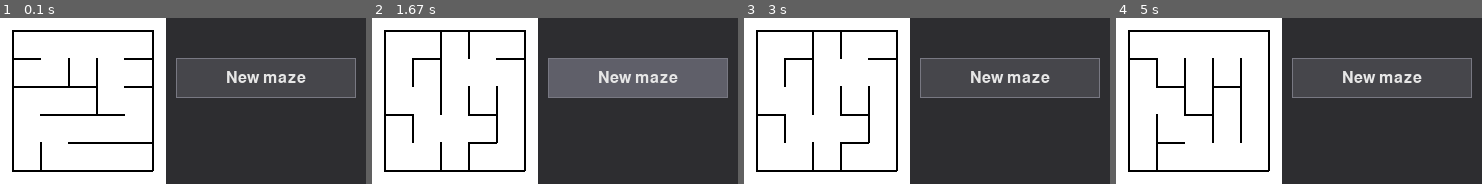
Above: before the commit, frames 1-4 (left to right).
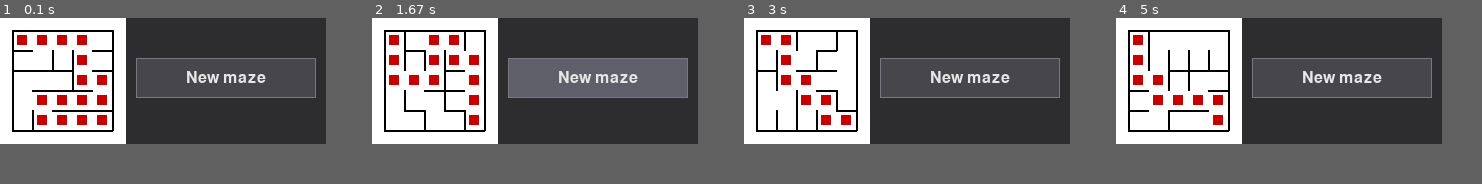
Above: after the commit, the same moments.

Repository: Jag-commits/Comp359-T1
Game: pygame game, started from main.py
The game is run twice, just before and just after one commit, with the same random seed, the same clock (stepped at 60 frames per second) and the same inputs.
Inputs (mouse positions are in pixels of both pictures, inside the frame that each line leads up to):
- Up to frame 1 (0.1 s): no input
- Up to frame 2 (1.67 s): tap Space at 0.33 s; click (536, 89) at 0.72 s; click (434, 62) at 1.05 s; click (573, 92) at 1.38 s
- Up to frame 3 (3 s): click (912, 37) at 1.72 s; click (912, 94) at 2.05 s; click (897, 59) at 2.38 s; click (861, 54) at 2.72 s
- Up to frame 4 (5 s): click (1364, 69) at 3.05 s; click (1379, 77) at 3.38 s; click (1346, 57) at 3.72 s; click (1185, 56) at 4.05 s; click (1291, 74) at 4.38 s; click (1181, 72) at 4.72 s
In our replay, the window is 366x166 before the commit and 326x126 after it. These sizes can differ from the game's own. Grey fills any space a smaller window leaves; there, only what the larger window draws over its background counts as a difference.

The runs differ from the first frame. In frame 1, 29% of the frame differs, in the area x 0-98%, y 0-100%; in frame 2, 29%; in frame 3, 28%; in frame 4, 28%.

Commit message:
Pygames drawing search algo on maze.
VSCode Live Share
Co-authored-by: JoelAlgera

Diff:
--- a/main.py
+++ b/main.py
@@ -15,12 +15,14 @@
 
 def main():
     parser = argparse.ArgumentParser(description="Generate a 2d maze with Union-Find")
-    parser.add_argument("--ufClass",type=str,default="PathCompression",choices=UF_REGISTRY.keys(),help="Union-Find implementation",)
+    parser.add_argument("--ufClass",type=str,default="QuickFind",choices=UF_REGISTRY.keys(),help="Union-Find implementation",)
     parser.add_argument("--rows", type=int, default=5, help="Number of rows")
     parser.add_argument("--cols", type=int, default=5, help="Number of columns")
     parser.add_argument("--components",type=int,default=1,help="Target number of connected components (1 = perfect maze)",)
-    parser.add_argument("--random",type=int,default=0,choices=[0,1,2],help="Change Maze Generation Pattern (0 = std, 1 = Vertical corridors, 2 =Horizontal corridors",)
+    parser.add_argument("--random",type=int,default=0,choices=[0],help="Not Used yet. placeholder",)
     parser.add_argument("--verbose",action="store_true", help="Print each union operation during maze generation",)
+    parser.add_argument("--autoplay", type=bool, default=0, help="autoplay 0 = false, 1 =true")
+    parser.add_argument("--speed", type=int, default=60, help="how fast the solver runs")
     args = parser.parse_args()
 
     pygame_draw(
@@ -30,8 +32,11 @@
         args.components,
         args.random,
         verbose=args.verbose,
+        autoplay=args.autoplay,
+        speed=args.speed
     )
-    #we will later be adding input to the pygame window, to allow the user to change this easyier
+
+#ding input to the pygame window, to allow the user to change this easier
     # running the file will make a 5x5 defult size you can change the size using the parser right now
     # see above, the new maze button will help us with this!
 
--- a/pathPlanning.py
+++ b/pathPlanning.py
@@ -6,14 +6,6 @@
 as tuples (I messed around with just calling the object but I feel this is more intuitive and easier to use), as well as the list generated by buildGraph. Currently
 The function returns a list of node objects in order of the shortest path between the points. Likely for graphical purposes we will need to call graphical updates in the while loop,
  but for now I just have it print the path once it's found. The heuristic used is the Manhattan distance, which is pretty standard."""
-
-
-build_start = time.perf_counter()
-x= buildGraph("PathCompression",0,1,250,250, verbose=True)  #should be 4 arrays of 4 elements
-build_end = time.perf_counter()
-print(f"Build Time: {build_end - build_start:.4f} seconds")
-
-
 
 def aStar(start, goal, graph):
     """Runs A* Search On a graph of node objects"""
@@ -25,6 +17,7 @@
     heapq.heappush(priority_queue, (0, counter, startNode))
     counter += 1
     came_from = {}
+    path_found = False
 
 
     gscore = {node: float('inf') for row in graph for node in row} #G Score is the cost from start to current node - initialize to inf since we haven't "discovered" them yet
@@ -32,20 +25,16 @@
     f_score = {node: float('inf') for row in graph for node in row} # f score is gscore plus heuristic distance (core of A*)
     f_score[startNode] = heuristic(start, goal)
 
-
-    #print("gscore:", gscore)
-    #print("fscore:", f_score)
-
     while priority_queue: #this whole algorith is pretty much a priority queue based on f_score
         current = heapq.heappop(priority_queue)[2]
         if current == goalNode: #Success Condition
             path = []
             while current in came_from:
-                path.append(current)
+                path.append((current.x, current.y))  # Add the current node to the path as coordinates
                 current = came_from[current]
-            path.append(startNode)
+            path.append((startNode.x, startNode.y))  # Add the start node to the path
             path.reverse()
-            print("Path found: from", startNode.index, "to", goalNode.index, ":", [(node.index) for node in path])
+            #print("Path found:", [(node[0], node[1]) for node in path])  # Print the path as coordinates
             return path
 
         for neighbor in get_neighbors(current, graph): #for each neighbor, calculate tentative gscore and update if it's better than the previously known gscore
@@ -57,9 +46,10 @@
                 if neighbor not in [i[2] for i in priority_queue]:
                     heapq.heappush(priority_queue, (f_score[neighbor], counter, neighbor))
                     counter += 1
-    return
 
-
+    if not path_found:
+        print("No path")
+        return -1
 
 def get_neighbors(node, graph):
     """Checks All Directions for Walls, if no wall, adds to neighbors list"""
@@ -82,11 +72,14 @@
     return abs(a[0] - b[0]) + abs(a[1] - b[1])
 
 
+if __name__ == "__main__":
+    build_start = time.perf_counter()
+    x= buildGraph("PathCompression",0,1,3,3, verbose=True)  #should be 4 arrays of 4 elements
+    build_end = time.perf_counter()
+    print(f"Build Time: {build_end - build_start:.4f} seconds")
 
-
-#Run Astar with the start and goal positions on the generated graph
-
-search_start = time.perf_counter()
-aStar((0,0),(249,249),x)
-search_end = time.perf_counter()
-print(f"Search Time: {search_end - search_start:.4f} seconds")
+    #Run Astar with the start and goal positions on the generated graph
+    search_start = time.perf_counter()
+    path = aStar((0,0),(2,2),x)
+    search_end = time.perf_counter()
+    print(f"Search Time: {search_end - search_start:.4f} seconds")
--- a/pygame_grid.py
+++ b/pygame_grid.py
@@ -1,6 +1,7 @@
 import pygame
 
 from MazeGraph import buildGraph, wall_segments
+from pathPlanning import aStar
 
 #All colors
 BG_COLOR = (255, 255, 255)
@@ -11,16 +12,24 @@
 BUTTON_BG = (70, 70, 75)
 BUTTON_HOVER = (95, 95, 105)
 BUTTON_BORDER = (120, 120, 130)
+PATH_COLOR = (200, 0, 0)
 
 #all the sizes
 SIDEBAR_WIDTH = 200
-CELL_SIZE = 28
+CELL_SIZE = 20
 WALL_THICKNESS = 2
 PADDING = 12
 FONT_SIZE = 24
 SIDEBAR_PAD = 10
 BUTTON_HEIGHT = 40
 # THESE MAKE EVERYTHING LOOK NICE AND POLISHED, feel free to change them if you find something that looks better
+
+DROPDOWN_BG = (60, 60, 60)
+DROPDOWN_HOVER = (90, 90, 90)
+DROPDOWN_SELECT = (100, 120, 120)
+DROPDOWN_BORDER = (100, 100, 100)
+
+SPEED = 60
 
 
 def make_maze(uf_name: str, rows: int, cols: int, components: int, random: int, verbose: bool = False): #helper
@@ -33,6 +42,7 @@
         verbose=verbose,
     )
     return maze_data
+
 
 
 def draw_grid(screen, grid, offset_x: int, offset_y: int, rows: int, cols: int): #helper
@@ -52,6 +62,20 @@
             WALL_THICKNESS,
         )
 
+    path = aStar((0,0), (rows-1, cols-1), grid)
+    for (r,c) in path:
+        draw_path(screen, c, r, PADDING, PADDING)
+        #pygame.display.flip()
+        #pygame.time.delay(SPEED) dont run this, kind of animates
+
+def draw_path(screen, row: int, col: int, offset_x: int, offset_y: int):
+        x = offset_x + col * CELL_SIZE
+        y = offset_y + row * CELL_SIZE
+        pygame.draw.rect(screen, PATH_COLOR, width = 0, rect = (x + (.25*CELL_SIZE), y + (.25*CELL_SIZE), CELL_SIZE/2, CELL_SIZE/2))
+        #pygame.draw.rect(screen,PATH_COLOR,(x, y, CELL_SIZE * 0.5, CELL_SIZE *0.5))
+
+
+
 
 def draw_button(screen, font, rect: pygame.Rect, label: str, hover: bool): #helper
     if hover:
@@ -68,7 +92,7 @@
     screen.blit(text, text_rect)
 
 
-def run(uf_name: str, rows: int, cols: int, components: int, random: int, verbose: bool = False):
+def run(uf_name: str, rows: int, cols: int, components: int, random: int, verbose: bool = False, autoplay = False, speed = SPEED):
     grid = make_maze(uf_name, rows, cols, components, random, verbose)
 
     grid_w = cols * CELL_SIZE
@@ -91,27 +115,33 @@
         btn_w,
         BUTTON_HEIGHT,
     )
-
+    is_playing = autoplay
+    SPEED = max(1, speed)
     running = True
     while running:
         mouse = pygame.mouse.get_pos()
         for event in pygame.event.get():
             if event.type == pygame.QUIT: #windows quit button
                 running = False
+
             elif event.type == pygame.MOUSEBUTTONDOWN and event.button == pygame.BUTTON_LEFT:
                 if btn_new.collidepoint(event.pos):  # new maze button
                     grid = make_maze(uf_name, rows, cols, components, random, verbose=verbose)
                                                      # add more buttons here
                                                      #input for width and hight and components
 
+            elif event.type == pygame.KEYDOWN:
+                if event.key == pygame.K_SPACE: #pause / start
+                    is_playing = not is_playing
+
         screen.fill(BG_COLOR)
         pygame.draw.rect(screen, SIDEBAR_BG, sidebar)
 
-        draw_grid(screen, grid, PADDING, PADDING, rows, cols)
+        draw_grid(screen, grid, PADDING, PADDING, rows, cols) #rewrite
 
         draw_button(screen, font, btn_new, "New maze", btn_new.collidepoint(mouse))
 
         pygame.display.flip()
-        clock.tick(60)
+        clock.tick(SPEED)
 
     pygame.quit()
